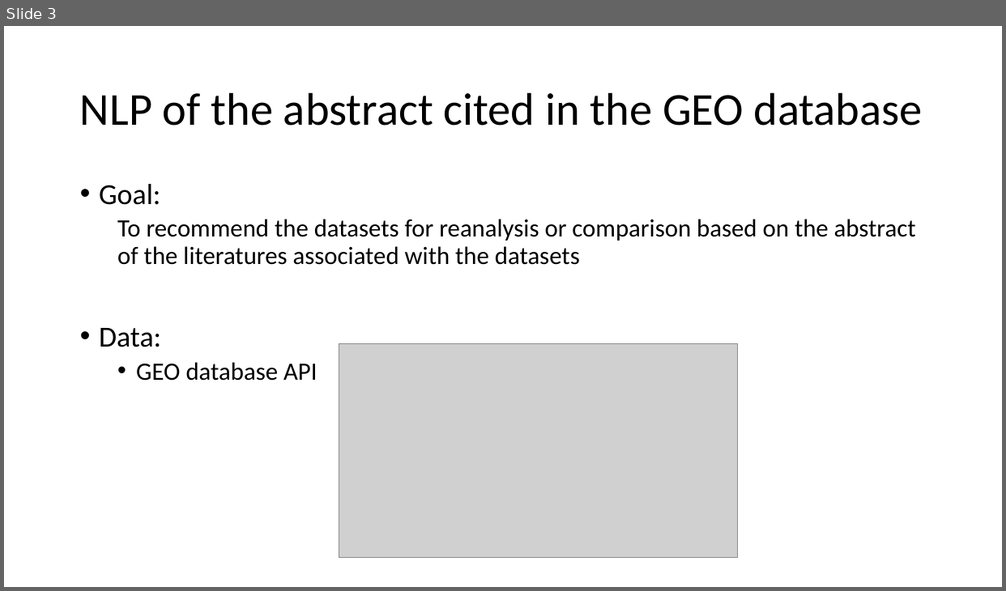
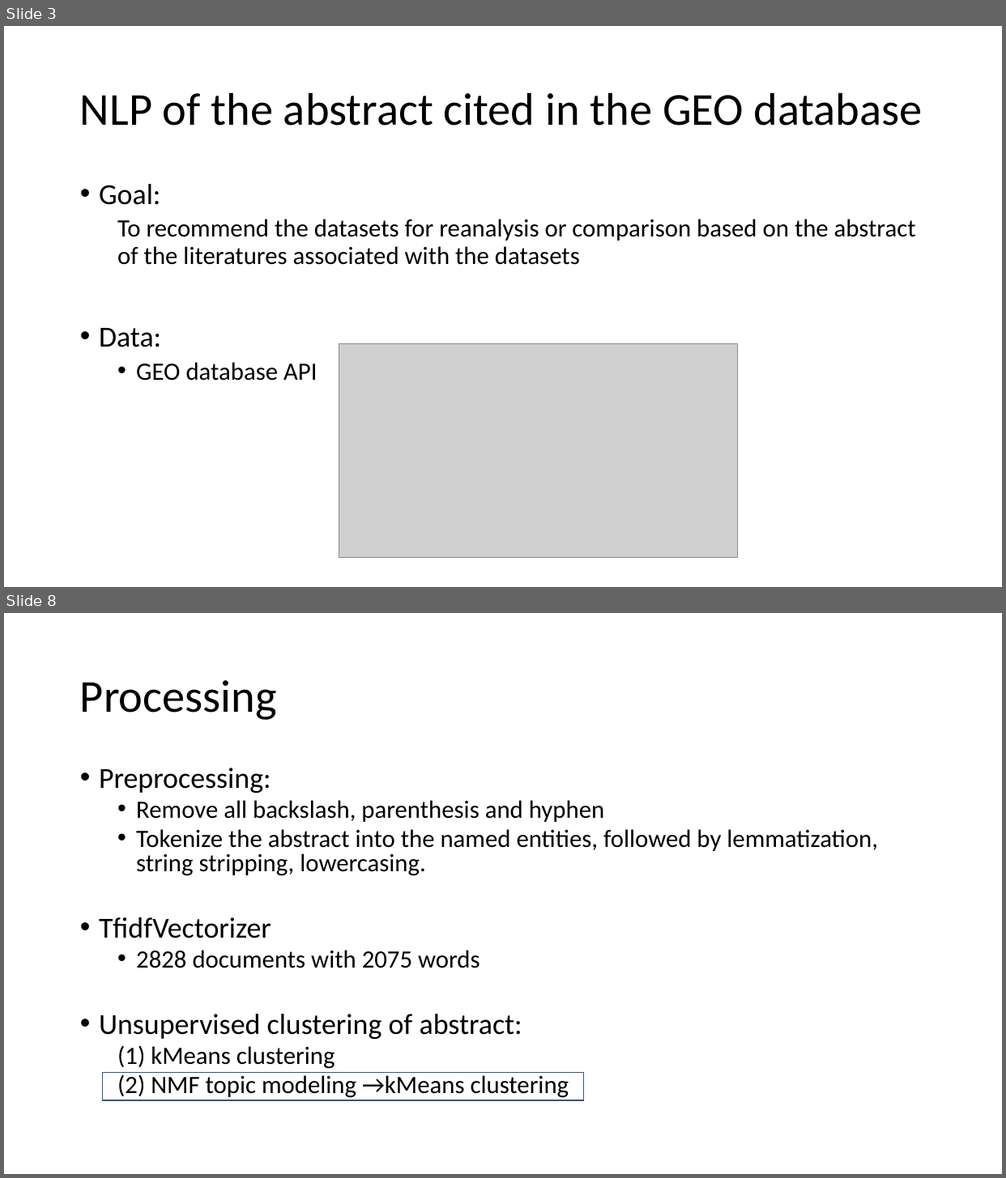
Before and after one commit to chiouNT/Metis_project_5, a slide deck: NLP.pptx. Shown one above the other, each under a label of ours: slide 3 before the commit, slides 3 and 8 after it; the slides between them are not shown. The pictures are 1006x591 and 1006x1178 pixels, drawn with LibreOffice and Linux fonts; fonts in the diff are those of the drawing; grey boxes stand for pictures. Boxes give left, top, right and bottom in pixels: in the first picture for what was removed or moved away, otherwise in the second. Text is boxed around its words. In the diff, an @@ line names an element or a change of style, - is before the commit and + after.

```diff
--- a/NLP.pptx
+++ b/NLP.pptx
@@ slide 8 added at <box>4,613,1002,1174</box>, background #FFFFFF @@
@@ title added at <box>80,680,277,720</box>, 44 pt, text #000000 @@
+Processing
@@ text added at <box>99,768,878,1098</box>, 24 pt, text #000000 @@
+• Preprocessing:
+  • Remove all backslash, parenthesis and hyphen
+  • Tokenize the abstract into the named entities, followed by lemmatization, string stripping, lowercasing.
+• TfidfVectorizer
+  • 2828 documents with 2075 words
+• Unsupervised clustering of abstract:
+  (1) kMeans clustering
+  (2) NMF topic modeling →kMeans clustering
@@ rectangle added at <box>102,1072,583,1101</box>, outline #325491 1 pt @@
```
Also in this commit, not shown: 9 slides changed, 2 other slides added, 19 other files.
